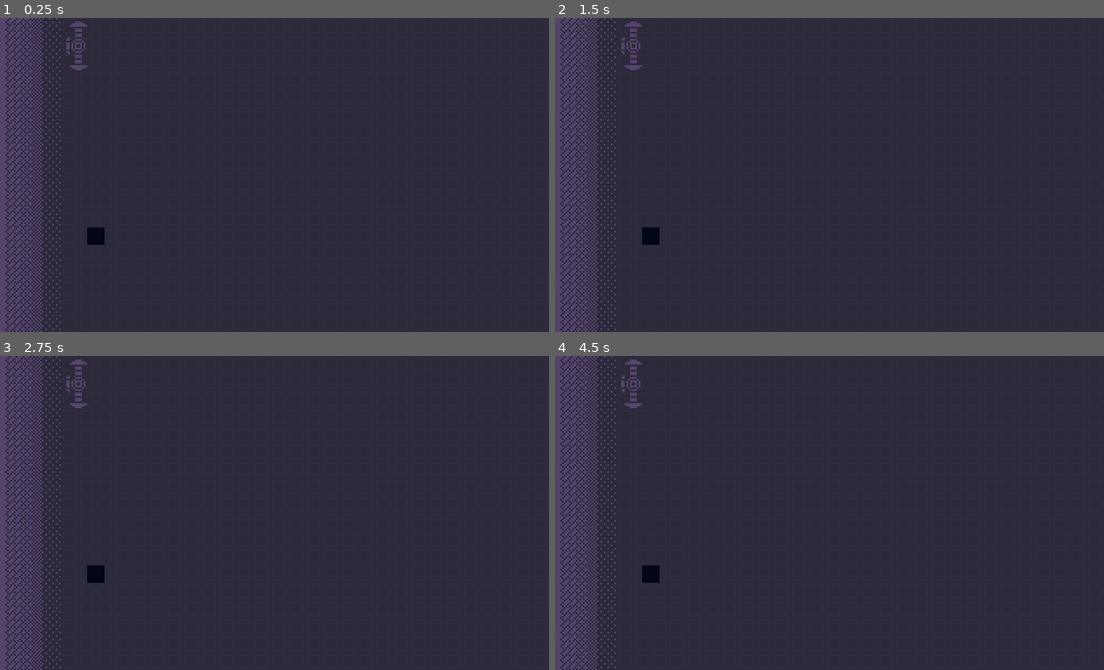
Above: before the commit, frames 1-4 (two rows, left to right).
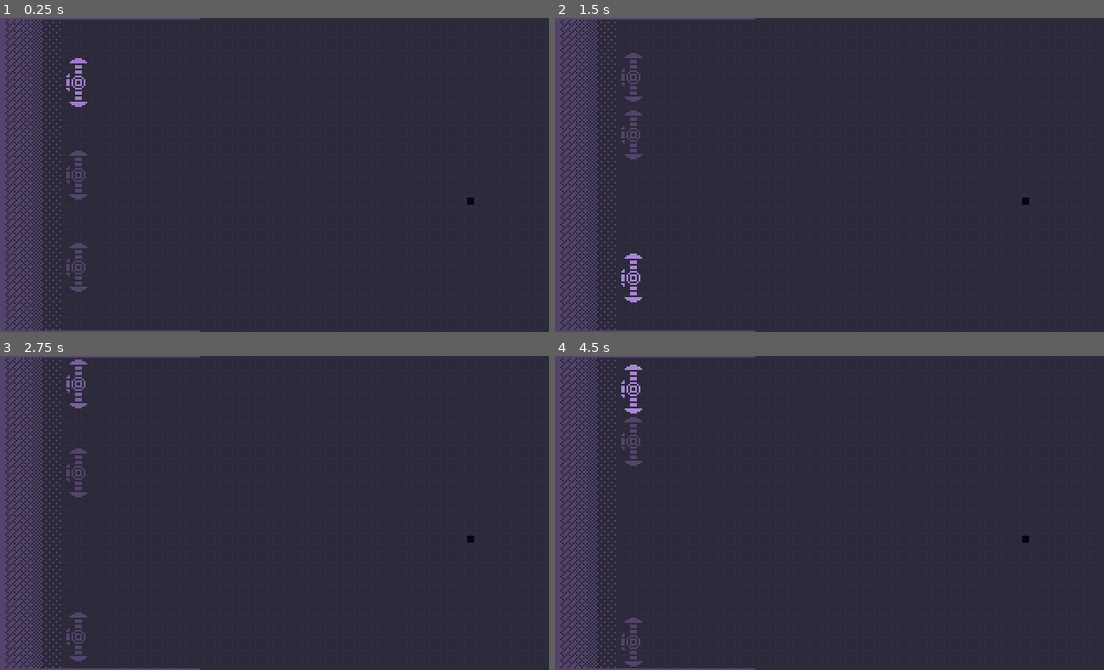
Above: after the commit, the same moments.

Repository: Aurif/Lightwave
Game: Godot game, scene res://scene.tscn
Same seed, same stepped clock (60 frames per second), same inputs: the game is played once before the commit and once after it.
Inputs:
- Up to frame 1 (0.25 s): no input
- Up to frame 2 (1.5 s): tap Enter at 0.5 s; hold A (move_up, bound only after the commit) 0.53-1.28 s; tap Shift at 0.6, 1.35 s; hold D (move_down, bound only after the commit) from 1.28 s (still down)
- Up to frame 3 (2.75 s): release D (move_down, bound only after the commit) at 2.03 s; hold A (move_up, bound only after the commit) from 2.03 s (still down); tap Shift at 2.1 s
- Up to frame 4 (4.5 s): tap Shift at 2.85, 3.6, 4.35 s; release A (move_up, bound only after the commit) at 3.53 s; hold D (move_down, bound only after the commit) from 3.53 s (still down)

The runs differ from the first frame. In frame 1, 1.4% of the frame differs, in the area x 1-87%, y 0-100%; in frame 2, 1.3%; in frame 3, 1.2%; in frame 4, 1.3%.

Commit message:
Added basic laser movement

Diff:
--- /dev/null
+++ b/components/mol/laser/laser.gd
@@ -0,0 +1,60 @@
+extends CharacterBody2D
+
+@export var is_active: bool = false:
+    set(value):
+        if is_active == value:
+            return
+        is_active = value
+        _handle_active_change()
+const MOVE_SPEED: float = 50.0
+
+func _ready() -> void:
+    _handle_active_change()
+
+func _physics_process(delta):
+    if not is_active:
+        return
+    var direction: float = Input.get_action_strength("move_down") \
+                         - Input.get_action_strength("move_up")
+    velocity.x = 0
+    velocity.y = MOVE_SPEED * direction
+
+    move_and_slide()
+
+    if is_on_wall():
+        direction *= -1
+
+###
+### Firing handling
+###
+signal OnFired
+func set_active() -> void:
+    self.is_active = true
+
+func _input(event: InputEvent) -> void:
+    if not is_active:
+        return
+
+    if event is InputEventKey and event.pressed and not event.echo:
+        if event.keycode == KEY_SHIFT:
+            print("FIRE IN THE HOLE!!!")
+            is_active = false
+            OnFired.emit.call_deferred()
+
+###
+### Active animation
+###
+var tween: Tween
+func _handle_active_change():
+    if not is_active and tween:
+        tween.stop()
+        tween = null
+        self.modulate = Color.WHITE
+
+    if is_active and not tween:
+        if not is_inside_tree():
+            return
+        tween = get_tree().create_tween().bind_node(self)
+        tween.set_loops()
+        tween.tween_property(self,"modulate",Color(2, 2, 2),0.13)
+        tween.tween_property(self,"modulate",Color.WHITE,0.9)
--- /dev/null
+++ b/components/mol/laser/laser.tscn
@@ -0,0 +1,19 @@
+[gd_scene load_steps=4 format=3 uid="uid://chs5l1e6nieeb"]
+
+[ext_resource type="Script" uid="uid://bquy1fy222nwg" path="res://components/mol/laser/laser.gd" id="1_x6k3c"]
+[ext_resource type="Texture2D" uid="uid://coh6iso0lpptv" path="res://assets/sprites/laser.png" id="2_jjicu"]
+
+[sub_resource type="RectangleShape2D" id="RectangleShape2D_3253y"]
+size = Vector2(14, 30)
+
+[node name="Laser" type="CharacterBody2D"]
+collision_mask = 3
+motion_mode = 1
+script = ExtResource("1_x6k3c")
+
+[node name="CollisionShape2D" type="CollisionShape2D" parent="."]
+shape = SubResource("RectangleShape2D_3253y")
+
+[node name="Sprite" type="Sprite2D" parent="."]
+texture_filter = 1
+texture = ExtResource("2_jjicu")
--- a/project.godot
+++ b/project.godot
@@ -22,6 +22,24 @@
 window/stretch/mode="viewport"
 window/stretch/scale_mode="integer"
 
+[input]
+
+move_up={
+"deadzone": 0.2,
+"events": [Object(InputEventKey,"resource_local_to_scene":false,"resource_name":"","device":-1,"window_id":0,"alt_pressed":false,"shift_pressed":false,"ctrl_pressed":false,"meta_pressed":false,"pressed":false,"keycode":0,"physical_keycode":65,"key_label":0,"unicode":97,"location":0,"echo":false,"script":null)
+]
+}
+move_down={
+"deadzone": 0.2,
+"events": [Object(InputEventKey,"resource_local_to_scene":false,"resource_name":"","device":-1,"window_id":0,"alt_pressed":false,"shift_pressed":false,"ctrl_pressed":false,"meta_pressed":false,"pressed":false,"keycode":0,"physical_keycode":68,"key_label":0,"unicode":100,"location":0,"echo":false,"script":null)
+]
+}
+
+[layer_names]
+
+2d_physics/layer_1="Turret"
+2d_physics/layer_2="Walls"
+
 [rendering]
 
 renderer/rendering_method="gl_compatibility"
--- a/scene.tscn
+++ b/scene.tscn
@@ -1,8 +1,11 @@
-[gd_scene load_steps=4 format=3 uid="uid://cro2m5utrrmnf"]
+[gd_scene load_steps=5 format=3 uid="uid://cro2m5utrrmnf"]
 
 [ext_resource type="Texture2D" uid="uid://228xusoviqnl" path="res://assets/sprites/base.png" id="3_3253y"]
 [ext_resource type="Texture2D" uid="uid://cojumbjwvp5mf" path="res://assets/sprites/bg.png" id="3_m7jmp"]
-[ext_resource type="Texture2D" uid="uid://coh6iso0lpptv" path="res://assets/sprites/laser.png" id="4_u3cyc"]
+[ext_resource type="PackedScene" uid="uid://chs5l1e6nieeb" path="res://components/mol/laser/laser.tscn" id="3_u3cyc"]
+
+[sub_resource type="RectangleShape2D" id="RectangleShape2D_u3cyc"]
+size = Vector2(120, 1)
 
 [node name="Node2D" type="Node2D"]
 
@@ -20,10 +23,10 @@
 stretch_mode = 1
 
 [node name="ProtoEnemy" type="ColorRect" parent="."]
-offset_left = 55.0
-offset_top = 120.0
-offset_right = 65.0
-offset_bottom = 130.0
+offset_left = 273.0
+offset_top = 103.0
+offset_right = 277.0
+offset_bottom = 107.0
 color = Color(0.011764706, 0.023529412, 0.09019608, 1)
 
 [node name="Base" type="NinePatchRect" parent="."]
@@ -36,9 +39,41 @@
 axis_stretch_horizontal = 1
 axis_stretch_vertical = 1
 
-[node name="Laser" type="Node" parent="."]
+[node name="Wall - Top" type="ColorRect" parent="."]
+offset_right = 120.0
+offset_bottom = 1.0
+color = Color(0.32941177, 0.2627451, 0.41960785, 1)
 
-[node name="Sprite2D" type="Sprite2D" parent="Laser"]
-texture_filter = 1
-position = Vector2(49, 16)
-texture = ExtResource("4_u3cyc")
+[node name="StaticBody2D" type="StaticBody2D" parent="Wall - Top"]
+collision_layer = 2
+
+[node name="CollisionShape2D" type="CollisionShape2D" parent="Wall - Top/StaticBody2D"]
+position = Vector2(60, 0.5)
+shape = SubResource("RectangleShape2D_u3cyc")
+
+[node name="Wall - Bottom" type="ColorRect" parent="."]
+offset_top = 179.0
+offset_right = 120.0
+offset_bottom = 180.0
+color = Color(0.32941177, 0.2627451, 0.41960785, 1)
+
+[node name="StaticBody2D" type="StaticBody2D" parent="Wall - Bottom"]
+collision_layer = 2
+
+[node name="CollisionShape2D" type="CollisionShape2D" parent="Wall - Bottom/StaticBody2D"]
+position = Vector2(60, 0.5)
+shape = SubResource("RectangleShape2D_u3cyc")
+
+[node name="Laser" parent="." instance=ExtResource("3_u3cyc")]
+position = Vector2(49, 37)
+is_active = true
+
+[node name="Laser2" parent="." instance=ExtResource("3_u3cyc")]
+position = Vector2(49, 90)
+
+[node name="Laser3" parent="." instance=ExtResource("3_u3cyc")]
+position = Vector2(49, 143)
+
+[connection signal="OnFired" from="Laser" to="Laser2" method="set_active"]
+[connection signal="OnFired" from="Laser2" to="Laser3" method="set_active"]
+[connection signal="OnFired" from="Laser3" to="Laser" method="set_active"]
Not shown, added: components/mol/laser/laser.gd.uid
